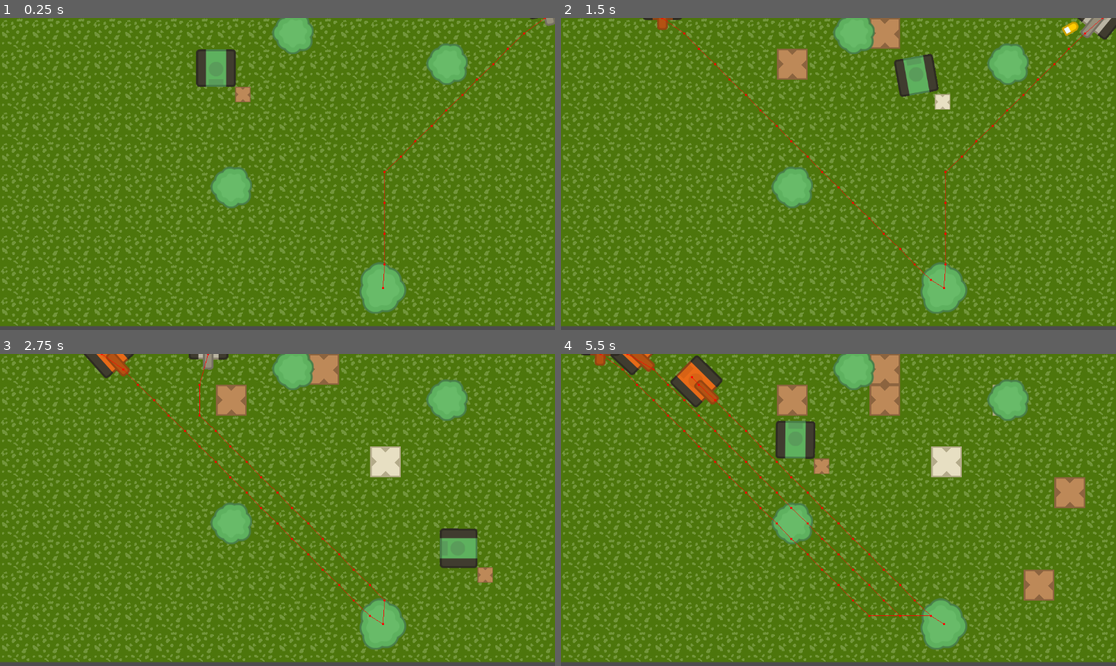
Above: before the commit, frames 1-4 (two rows, left to right).
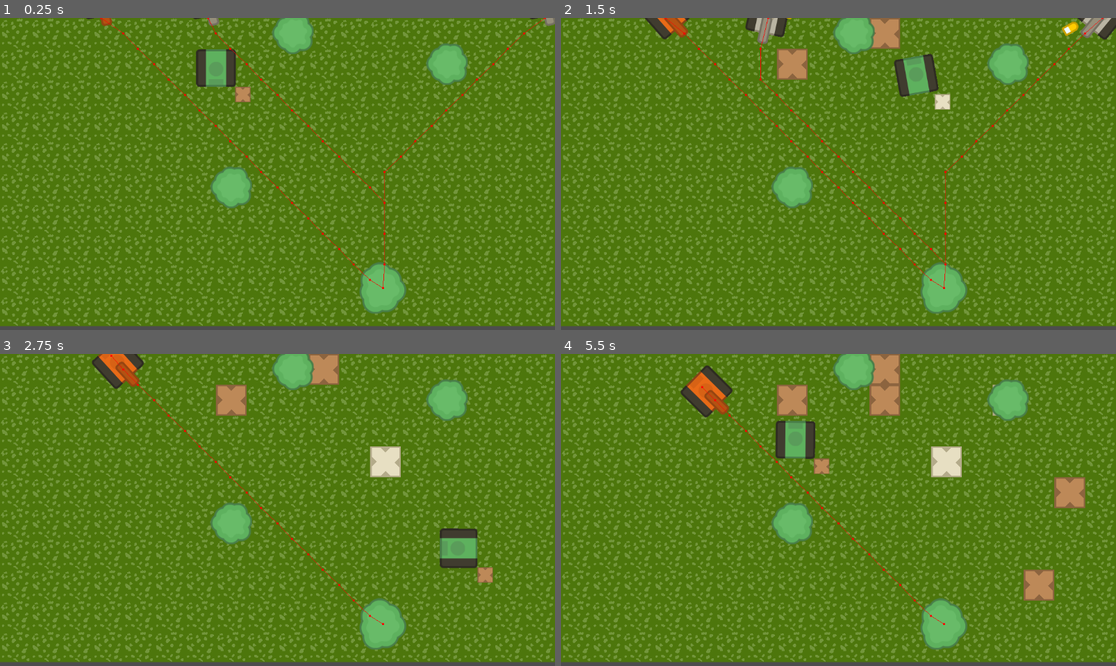
Above: after the commit, the same moments.

Repository: gerep/wall-and-order
Game: Godot game, scene res://scenes/level/level.tscn
Same seed, same stepped clock (60 frames per second), same inputs: the game is played once before the commit and once after it.
Inputs:
- Up to frame 1 (0.25 s): no input
- Up to frame 2 (1.5 s): hold Right (ui_right) 0.53-1.28 s; hold Space (place) 0.53-1.28 s; hold Down (ui_down) from 1.28 s (still down); tap Space (place) at 1.35 s
- Up to frame 3 (2.75 s): release Down (ui_down) at 2.03 s; hold Right (ui_right) from 2.03 s (still down); hold Space (place) from 2.03 s (still down)
- Up to frame 4 (5.5 s): release Right (ui_right) at 2.78 s; release Space (place) at 2.78 s; hold Up (ui_up) 2.78-3.53 s; tap Space (place) at 2.85, 4.35 s; hold Space (place) 3.53-4.28 s; hold Left (ui_left) 3.53-5.03 s; hold Down (ui_down) from 5.03 s (still down); hold Space (place) from 5.03 s (still down)

The runs differ from the first frame. In frame 1, 0.4% of the frame differs, in the area x 15-70%, y 0-87%; in frame 2, 0.9%; in frame 3, 0.8%; in frame 4, 1.6%, in the area x 3-67%, y 0-85%.

Commit message:
wip: level rounds

Diff:
--- a/scenes/enemies/enemy.gd
+++ b/scenes/enemies/enemy.gd
@@ -40,6 +40,11 @@
 var target: Vector2
 var can_shoot: bool = true
 var can_move: bool = true
+var life: int = 1:
+	set(value):
+		life -= value
+		if life <= 0:
+			GameManager.enemy_died.emit()
 
 
 func _ready() -> void:
--- a/scenes/level/level.gd
+++ b/scenes/level/level.gd
@@ -1,6 +1,5 @@
 extends Node2D
 
-@onready var enemy_spawn_timer: Timer = $EnemySpawnTimer
 @onready var ground_layer: TileMapLayer = $GroundLayer
 @onready var eagle: Area2D = $Eagle
 
@@ -10,13 +9,22 @@
 const enemies: Array = [preload("uid://drgu2o61e8iki"), preload("uid://cjxa2ahc3d6py")]
 
 var screen_width: float
+var waves: int = 5
+var current_wave: int = 1:
+	set(value):
+		if current_wave > waves:
+			GameManager.game_ended.emit()
+
+var number_of_tanks: int = current_wave + 2
 
 
 func _ready() -> void:
+	GameManager.enemy_died.connect(_on_enemy_died)
+
 	var viewport = get_viewport_rect()
 	screen_width = viewport.size.x
-	enemy_spawn_timer.timeout.connect(_spawn_enemy)
-	_spawn_enemy()
+
+	_spawn_enemy(number_of_tanks)
 	_place_towers(3)
 
 	GameManager.tile_destroyed.connect(_on_tile_destroyed)
@@ -27,13 +35,14 @@
 	ground_layer.set_cell(pos, 1, WALKABLE_TILE)
 
 
-func _spawn_enemy() -> void:
-	var spawn_position: float = randf_range(10.0, screen_width - 10)
-	var enemy = enemies.pick_random().instantiate()
-	enemy.target = eagle.position
-	enemy.tilemap_layer = ground_layer
-	add_child(enemy)
-	enemy.position = Vector2(spawn_position, -50.0)
+func _spawn_enemy(count: int) -> void:
+	for c in count:
+		var spawn_position: float = randf_range(10.0, screen_width - 10)
+		var enemy = enemies.pick_random().instantiate()
+		enemy.target = eagle.position
+		enemy.tilemap_layer = ground_layer
+		add_child(enemy)
+		enemy.position = Vector2(spawn_position, -50.0)
 
 
 func _place_towers(count: int, min_distance: float = 150.0) -> void:
@@ -61,3 +70,10 @@
 
 func _on_game_ended() -> void:
 	GameManager.go_to_gameover_menu()
+
+
+func _on_enemy_died() -> void:
+	number_of_tanks -= 1
+	if number_of_tanks <= 0:
+		current_wave += 1
+		print("round ended")
--- a/scripts/game_manager.gd
+++ b/scripts/game_manager.gd
@@ -2,6 +2,7 @@
 
 signal tile_destroyed(pos: Vector2i)
 signal game_ended
+signal enemy_died
 
 
 func go_to_gameover_menu() -> void:
